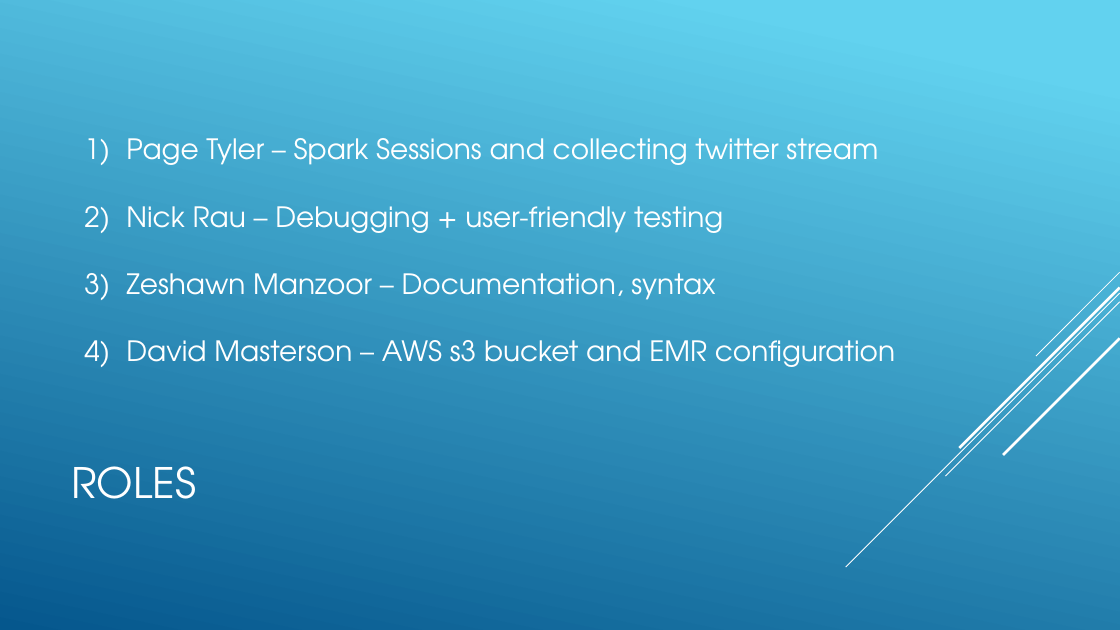
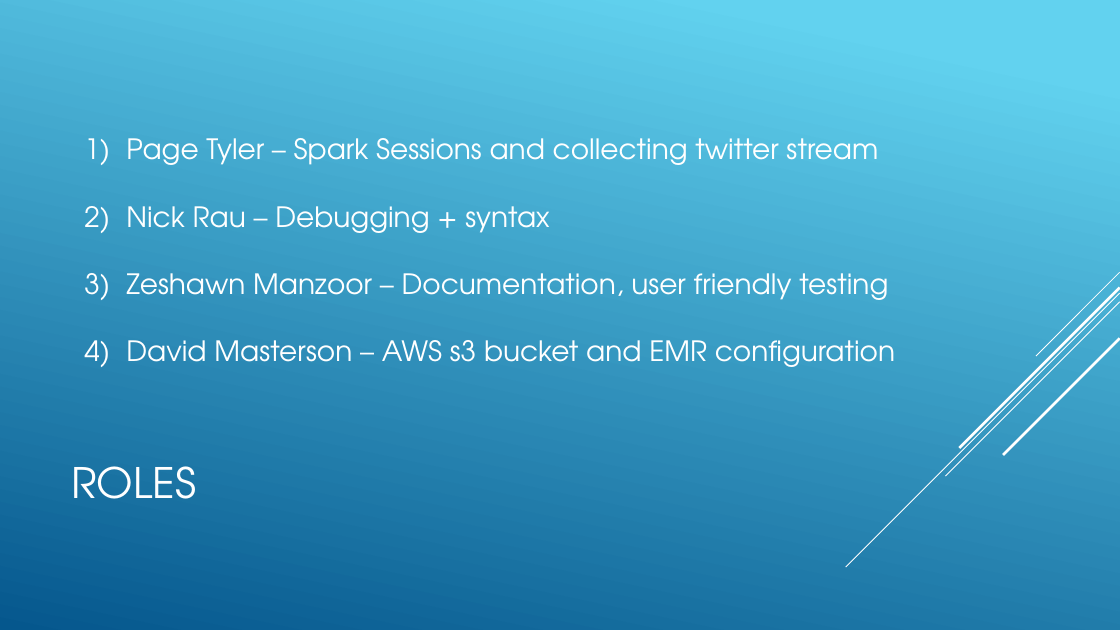
Before and after one commit to revature-scalawags/Project2-Group6, a slide deck: slide 6 of Group Twitter Stream - Project1.pptx. Drawn at 1120x630 pixels with LibreOffice and Linux fonts; fonts in the diff are those of the drawing. Boxes give left, top, right and bottom in pixels: in the first picture for what was removed or moved away, otherwise in the second. Text is boxed around its words. In the diff, an @@ line names an element or a change of style, - is before the commit and + after.

```diff
--- a/Group Twitter Stream - Project1.pptx
+++ b/Group Twitter Stream - Project1.pptx
@@ text at [126,206,888,300]: text changed @@
-2) Nick Rau – Debugging + user-friendly testing
-3) Zeshawn Manzoor – Documentation, syntax
+2) Nick Rau – Debugging + syntax
+3) Zeshawn Manzoor – Documentation, user friendly testing
```
Also in this commit, not shown: 1 other slide changed, 2 slides removed, 2 other files.
